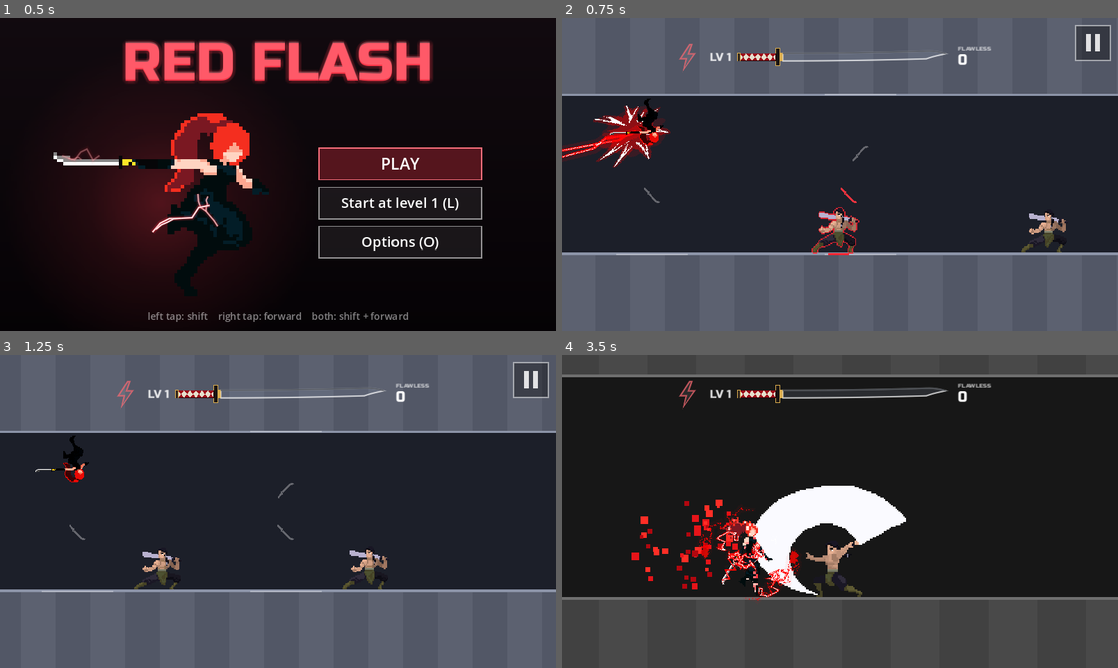
Above: before the commit, frames 1-4 (two rows, left to right).
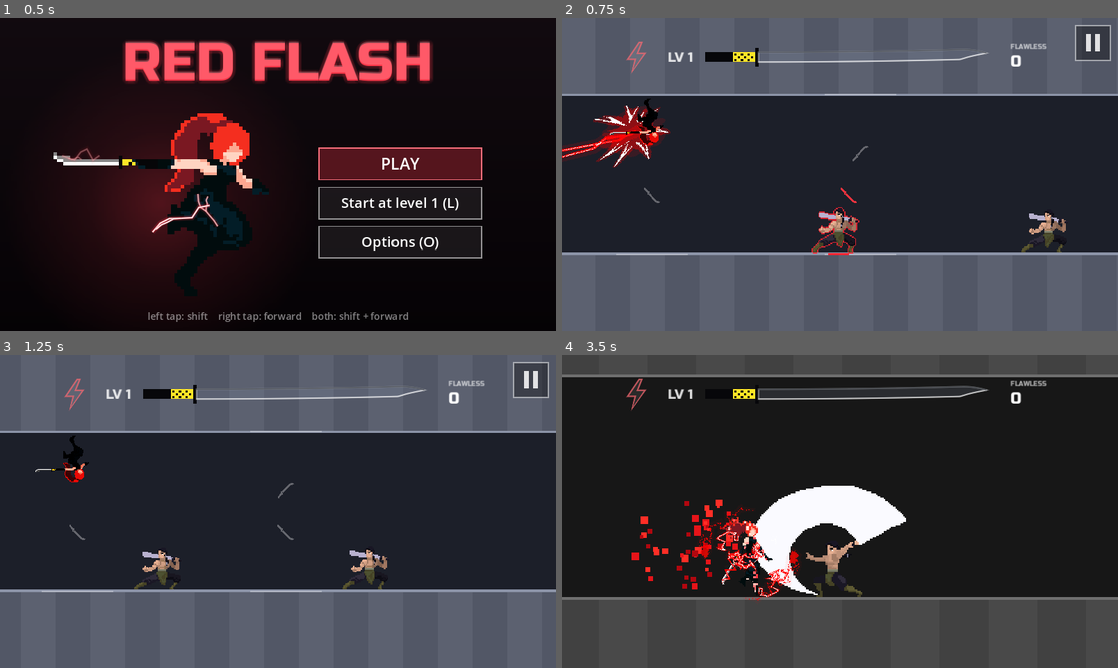
Above: after the commit, the same moments.

Repository: fredsbreads/game-off
Game: Godot game, scene res://scenes/main.tscn
Two runs of this game, one before a commit and one after it. Both use one fixed random seed, a clock stepped at 60 frames per second and the inputs below. Sound files missing from this copy of the repository are replaced by a short silence.
Inputs (mouse positions are in pixels of both pictures, inside the frame that each line leads up to):
- Up to frame 1 (0.5 s): no input
- Up to frame 2 (0.75 s): tap Enter at 0.5 s; move the mouse to (962, 158) at 0.52 s; hold Right from 0.53 s (still down); hold J (tp_vertical) from 0.53 s (still down); click (962, 158) at 0.67 s
- Up to frame 3 (1.25 s): keep holding Right; keep holding J (tp_vertical); tap Space at 0.77 s
- Up to frame 4 (3.5 s): move the mouse to (728, 527) at 1.27 s; release Right at 1.28 s; release J (tp_vertical) at 1.28 s; hold Down 1.28-2.03 s; tap C at 1.35 s; tap Space at 1.52, 3.02 s; move the mouse to (895, 442) at 2.02 s; hold Right 2.03-2.78 s; tap M at 2.1 s; move the mouse to (812, 574) at 2.77 s; hold K (tp_forward) from 2.78 s (still down); tap O at 2.85 s; click (812, 574) at 2.92 s

Frame 1 is identical in both runs. In frame 2, 1.3% of the frame differs, in the area x 11-88%, y 7-18%; in frame 3, 1.3%; in frame 4, 1.5%.

Commit message:
Top bar: her katana's hilt (black guard, yellow band with black squares, black grip); bigger blade, bolt and level; more space between them

Diff:
--- a/scripts/top_bar.gd
+++ b/scripts/top_bar.gd
@@ -16,9 +16,9 @@
 const FONT := preload("res://assets/fonts/RussoOne-Regular.ttf")
 
 # The blade.
-const BLADE := Vector2(300, 14)
-const TIP := 34.0            # pixels at the end that taper to the point
-const SORI := 5.0            # the blade's upward curve, pixels at the tip
+const BLADE := Vector2(420, 18)
+const TIP := 46.0            # pixels at the end that taper to the point
+const SORI := 6.0            # the blade's upward curve, pixels at the tip
 const STEEL := Color(0.92, 0.94, 1.0, 0.95)       # counted
 const PENDING := Color(0.6, 0.62, 0.68, 0.8)      # this chain's kills, not yet counted
 const EMPTY := Color(0.55, 0.6, 0.7, 0.16)
@@ -31,18 +31,23 @@
 const RESULT_ACT := 0.35
 const RESULT_HOLD := 0.2
 
-# The hilt, left of the blade.
-const HABAKI := 6.0
-const TSUBA := Vector2(7, 32)
-const TSUKA := 66.0
-const KASHIRA := 5.0
-const GOLD := Color(0.86, 0.68, 0.3)
-const WRAP := Color(0.62, 0.05, 0.1)       # the handle's wrap (her red)
-const WRAP_UNDER := Color(0.9, 0.87, 0.8)  # what shows between the wraps
+# The hilt, left of the blade: her own katana's (see her sprites): a thin
+# black guard, a yellow band with black squares, then the black grip.
+const TSUBA := Vector2(6, 34)
+const TSUKA := 92.0
+const YELLOW_PART := 0.45     # of the grip, from the guard
+const HILT_YELLOW := Color(1.0, 0.9, 0.15)
+const HILT_BLACK := Color(0.03, 0.03, 0.04)
+const CHECK := 4.0            # the black squares' size (pixels)
 
 # The power-up bolt, left of the level.
-const BOLT_SIZE := Vector2(30, 46)
-const BOLT_POINTS := [Vector2(19, 0), Vector2(2, 26), Vector2(13, 26), Vector2(8, 46), Vector2(28, 17), Vector2(17, 17), Vector2(23, 0)]
+const BOLT_SIZE := Vector2(36, 54)
+const BOLT_POINTS := [Vector2(23, 0), Vector2(2, 31), Vector2(16, 31), Vector2(10, 54), Vector2(34, 20), Vector2(20, 20), Vector2(28, 0)]
+# Space between the pieces (pixels): bolt | LV | hilt ... tip | FLAWLESS.
+const GAP_BOLT := 40.0
+const GAP_LEVEL := 22.0
+const GAP_STREAK := 44.0
+const LEVEL_SIZE := 24
 const CHARGE_COLOR := Color(0.95, 0.15, 0.2)   # her red (her colour once she has it: Palette.tint)
 
 # The flawless streak, right of the tip.
@@ -248,37 +253,34 @@
 
 func _draw_hilt() -> void:
 	var mid := BLADE.y / 2.0
-	# Habaki (the gold collar), tsuba (the guard), tsuka (the wrapped handle), kashira (the cap).
-	draw_rect(Rect2(-HABAKI, -1.0, HABAKI, BLADE.y + 2.0), GOLD)
-	var tsuba := Rect2(-HABAKI - TSUBA.x, mid - TSUBA.y / 2.0, TSUBA.x, TSUBA.y)
-	draw_rect(tsuba, Color(0.1, 0.08, 0.08))
-	draw_rect(tsuba, GOLD, false, 1.5)
-	var h := BLADE.y * 0.95
-	var handle := Rect2(tsuba.position.x - TSUKA, mid - h / 2.0, TSUKA, h)
-	draw_rect(handle, WRAP_UNDER)
-	# The wrap: bands crossing over, leaving diamonds.
-	var step := 11.0
-	var x := handle.position.x
-	while x < handle.end.x - 0.1:
-		var x1 := minf(x + step, handle.end.x)
-		var cx := (x + x1) / 2.0
-		draw_colored_polygon(PackedVector2Array([Vector2(x, handle.position.y), Vector2(x1, handle.position.y), Vector2(cx, mid)]), WRAP)
-		draw_colored_polygon(PackedVector2Array([Vector2(x, handle.end.y), Vector2(x1, handle.end.y), Vector2(cx, mid)]), WRAP)
-		x += step
-	draw_rect(handle, Color(0.15, 0.0, 0.02), false, 1.0)
-	draw_rect(Rect2(handle.position.x - KASHIRA, mid - h * 0.55, KASHIRA, h * 1.1), Color(0.18, 0.14, 0.12))
-	draw_rect(Rect2(handle.position.x - KASHIRA, mid - h * 0.55, KASHIRA, h * 1.1), GOLD, false, 1.0)
+	var tsuba := Rect2(-TSUBA.x, mid - TSUBA.y / 2.0, TSUBA.x, TSUBA.y)
+	var h := BLADE.y
+	var grip := Rect2(tsuba.position.x - TSUKA, mid - h / 2.0, TSUKA, h)
+	draw_rect(grip, HILT_BLACK)
+	# The yellow band by the guard, with black squares in a checker.
+	var yellow := Rect2(grip.end.x - TSUKA * YELLOW_PART, grip.position.y, TSUKA * YELLOW_PART, h)
+	draw_rect(yellow, HILT_YELLOW)
+	var row := 0
+	var y := yellow.position.y + 2.0
+	while y + CHECK <= yellow.end.y - 1.0:
+		var x := yellow.position.x + 3.0 + (CHECK * 1.5 if row % 2 == 1 else 0.0)
+		while x + CHECK <= yellow.end.x - 2.0:
+			draw_rect(Rect2(x, y, CHECK, CHECK), HILT_BLACK)
+			x += CHECK * 3.0
+		y += CHECK + 1.5
+		row += 1
+	draw_rect(tsuba, HILT_BLACK)
 
 
 func _hilt_left() -> float:
-	return -HABAKI - TSUBA.x - TSUKA - KASHIRA
+	return -TSUBA.x - TSUKA
 
 
 # --- the power-up bolt -------------------------------------------------------
 
 func _bolt_origin() -> Vector2:
-	var lv_w := FONT.get_string_size(_level_text(), HORIZONTAL_ALIGNMENT_LEFT, -1, 20).x
-	return Vector2(_hilt_left() - 12.0 - lv_w - 26.0 - BOLT_SIZE.x, BLADE.y / 2.0 - BOLT_SIZE.y / 2.0)
+	var lv_w := FONT.get_string_size(_level_text(), HORIZONTAL_ALIGNMENT_LEFT, -1, LEVEL_SIZE).x
+	return Vector2(_hilt_left() - GAP_LEVEL - lv_w - GAP_BOLT - BOLT_SIZE.x, BLADE.y / 2.0 - BOLT_SIZE.y / 2.0)
 
 
 func _bolt_poly(o: Vector2, scale_by := 1.0) -> PackedVector2Array:
@@ -312,7 +314,7 @@
 	var o := _bolt_origin()
 	var c := o + BOLT_SIZE / 2.0
 	for n in 3:
-		var a := c + Vector2.RIGHT.rotated(_rng.randf() * TAU) * _rng.randf_range(10.0, 18.0)
+		var a := c + Vector2.RIGHT.rotated(_rng.randf() * TAU) * _rng.randf_range(12.0, 22.0)
 		var b := a + (a - c).normalized().rotated(_rng.randf_range(-0.8, 0.8)) * _rng.randf_range(7.0, 13.0)
 		var pts := PackedVector2Array()
 		var nrm := (b - a).orthogonal().normalized()
@@ -373,14 +375,14 @@
 
 
 func _draw_streak() -> void:
-	var x := BLADE.x + 22.0
+	var x := BLADE.x + GAP_STREAK
 	var mid := BLADE.y / 2.0
 	var cap_col := _streak_colour(_streak)
-	draw_string(FONT, Vector2(x, mid - 12.0), "FLAWLESS", HORIZONTAL_ALIGNMENT_LEFT, -1, 11, Color(cap_col, 0.65))
-	var fs := 26
+	draw_string(FONT, Vector2(x, mid - 15.0), "FLAWLESS", HORIZONTAL_ALIGNMENT_LEFT, -1, 12, Color(cap_col, 0.65))
+	var fs := 30
 	var text := str(_streak)
 	var w := FONT.get_string_size(text, HORIZONTAL_ALIGNMENT_LEFT, -1, fs).x
-	var centre := Vector2(x + w / 2.0, mid + 5.0)
+	var centre := Vector2(x + w / 2.0, mid + 7.0)
 	# The pop: bigger right after a kill (more at a milestone), easing back.
 	var pop := ease(_pop, 2.0) * (0.6 if _pop_big else 0.3)
 	if _break_t < 0.0 or _break_t > 0.25:
@@ -399,7 +401,7 @@
 		var drop := 60.0 * t * t
 		var red := Color(1.0, 0.25, 0.3, 1.0 - t)
 		for side in [-1.0, 1.0]:
-			var piece_at := Vector2(x + ow / 2.0 + shake + side * 8.0 * t, mid + 5.0 + drop * (1.0 if side < 0.0 else 1.2))
+			var piece_at := Vector2(x + ow / 2.0 + shake + side * 8.0 * t, mid + 7.0 + drop * (1.0 if side < 0.0 else 1.2))
 			draw_set_transform(piece_at, side * 0.6 * t, Vector2.ONE)
 			draw_string(FONT, Vector2(-ow / 2.0, fs * 0.35), old, HORIZONTAL_ALIGNMENT_LEFT, -1, fs, Color(red, red.a * 0.6))
 		draw_set_transform(Vector2.ZERO)
@@ -409,7 +411,7 @@
 
 ## How far it reaches left and right of its origin (for centring it).
 func extent() -> Vector2:
-	return Vector2(_bolt_origin().x, BLADE.x + 22.0 + 80.0)
+	return Vector2(_bolt_origin().x, BLADE.x + GAP_STREAK + 80.0)
 
 
 func _level_text() -> String:
@@ -419,8 +421,8 @@
 func _draw() -> void:
 	_draw_bolt()
 	var lv := _level_text()
-	var lv_w := FONT.get_string_size(lv, HORIZONTAL_ALIGNMENT_LEFT, -1, 20).x
-	draw_string(FONT, Vector2(_hilt_left() - 12.0 - lv_w, BLADE.y / 2.0 + 7.0), lv, HORIZONTAL_ALIGNMENT_LEFT, -1, 20, Color(1, 1, 1, 0.85))
+	var lv_w := FONT.get_string_size(lv, HORIZONTAL_ALIGNMENT_LEFT, -1, LEVEL_SIZE).x
+	draw_string(FONT, Vector2(_hilt_left() - GAP_LEVEL - lv_w, BLADE.y / 2.0 + LEVEL_SIZE * 0.36), lv, HORIZONTAL_ALIGNMENT_LEFT, -1, LEVEL_SIZE, Color(1, 1, 1, 0.85))
 	_draw_hilt()
 	_draw_blade()
 	_draw_streak()
